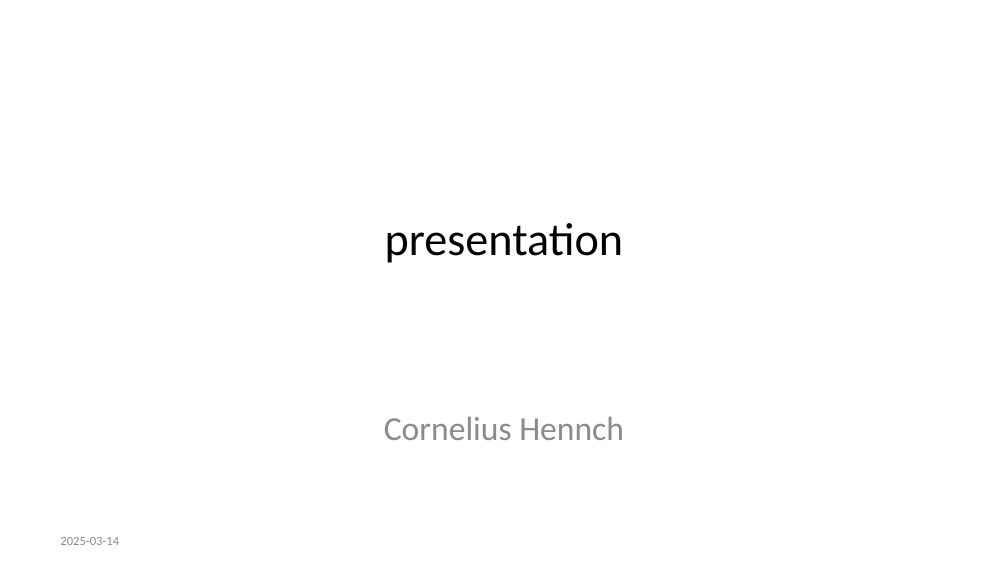
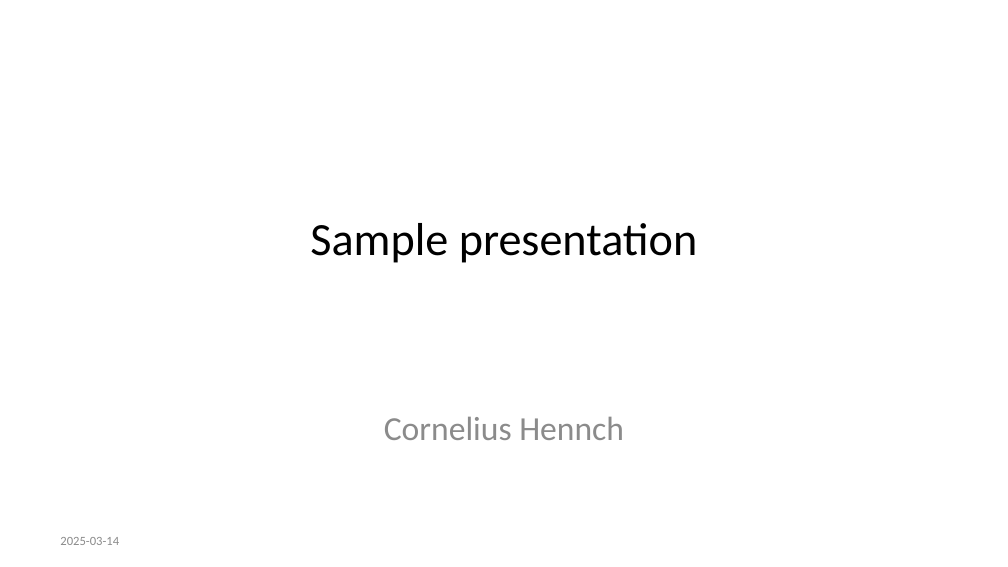
Before and after one commit to corneliushennch/targets_template, a slide deck: slide 1 of output/presentations/presentation.pptx. Drawn at 1008x567 pixels with LibreOffice and Linux fonts; fonts in the diff are those of the drawing. Boxes give left, top, right and bottom in pixels: in the first picture for what was removed or moved away, otherwise in the second. Text is boxed around its words. In the diff, an @@ line names an element or a change of style, - is before the commit and + after.

```diff
--- a/output/presentations/presentation.pptx
+++ b/output/presentations/presentation.pptx
@@ title at [310, 223, 697, 263]: text changed @@
-presentation
+Sample presentation
```
Also in this commit, not shown: 1 other slide changed, 4 other files.
